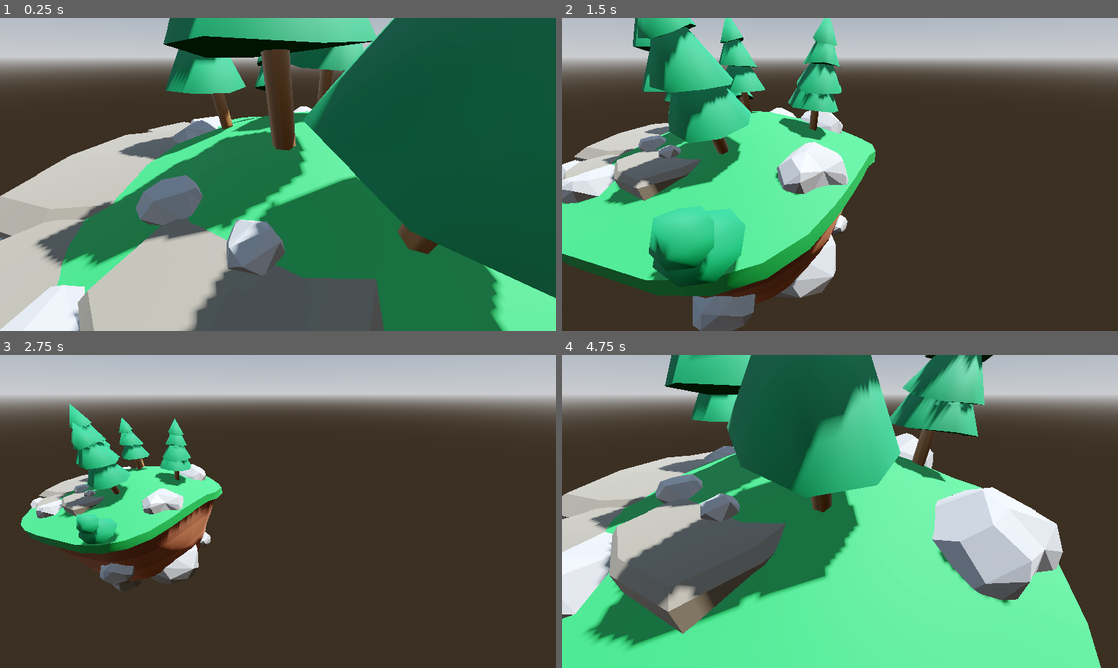
Above: before the commit, frames 1-4 (two rows, left to right).
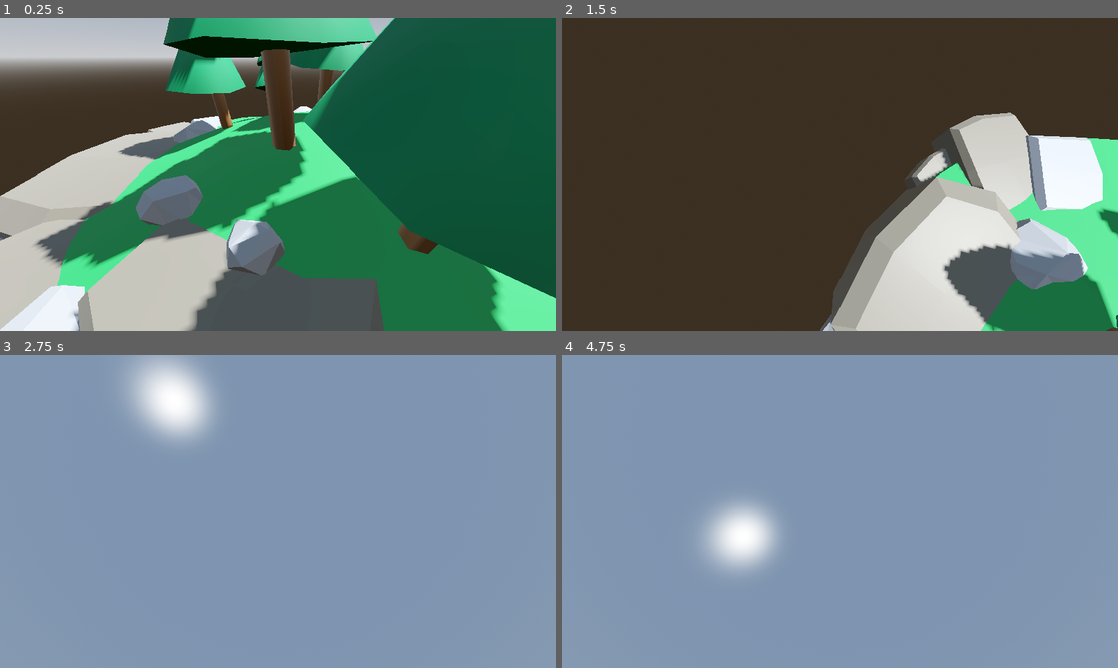
Above: after the commit, the same moments.

Repository: kam-zhan-yue/shaders
Game: Godot game, scene res://mobius/main.tscn
The game is run twice, just before and just after one commit, with the same random seed, the same clock (stepped at 60 frames per second) and the same inputs.
Inputs (mouse positions are in pixels of both pictures, inside the frame that each line leads up to):
- Up to frame 1 (0.25 s): no input
- Up to frame 2 (1.5 s): tap Enter at 0.5 s; move the mouse to (962, 158) at 0.52 s; hold D (move_right) 0.53-1.28 s; move the mouse to (728, 190) at 1.27 s; hold S (move_down) from 1.28 s (still down)
- Up to frame 3 (2.75 s): move the mouse to (333, 442) at 2.02 s; release S (move_down) at 2.03 s; hold D (move_right) from 2.03 s (still down)
- Up to frame 4 (4.75 s): move the mouse to (812, 574) at 2.77 s; release D (move_right) at 2.78 s; hold W (move_up) 2.78-3.53 s; move the mouse to (1006, 558) at 3.52 s; hold A (move_left) from 3.53 s (still down); move the mouse to (673, 464) at 4.27 s

The runs differ from the first frame. In frame 2, 78% of the frame differs, in the area x 0-100%, y 0-100%; in frame 3, 99%; in frame 4, 100%.
Error in both runs: Cannot call method 'storage_buffer_create' on a null value. (res://mobius/mobius_shader.gd:26)

Commit message:
feat: implement proper camera controls

Diff:
--- a/shared/scripts/camera_controls.gd
+++ b/shared/scripts/camera_controls.gd
@@ -1,14 +1,46 @@
+class_name CameraControls
 extends Camera3D
 
+const TILT_LOWER_LIMIT := deg_to_rad(-80.0)
+const TILT_UPPER_LIMIT := deg_to_rad(80.0)
+
 @export var speed := 10.0
+@export var mouse_sensitivity := 5.0
 
-var direction: Vector3
+var _rotation_input: float
+var _tilt_input: float
+var _movement_input: Vector2
+
+func _ready() -> void:
+	Input.mouse_mode = Input.MOUSE_MODE_CAPTURED
 
 func _process(delta: float) -> void:
-	var velocity := self.speed * self.direction * delta
-	var change := Vector3(velocity.x, velocity.y, 0.0)
-	global_position += change
+	_update_position(delta)
+	_update_rotation(delta)
+
+
+func _update_position(delta: float) -> void:
+	position += basis.z * _movement_input.y * delta * speed
+	position += basis.x * _movement_input.x * delta * speed
+
+func _update_rotation(delta: float) -> void:
+	var next_rotation := transform.basis.get_euler()
+	next_rotation.x += _tilt_input * delta
+	next_rotation.x = clamp(next_rotation.x, TILT_LOWER_LIMIT, TILT_UPPER_LIMIT)
+	next_rotation.y += _rotation_input * delta
+
+	transform.basis = Basis.from_euler(next_rotation)
+
+	rotation.z = 0.0
+	_rotation_input = 0.0
+	_tilt_input = 0.0
+
+func _unhandled_input(event: InputEvent) -> void:
+	var is_mouse_input := event is InputEventMouseMotion and Input.get_mouse_mode() == Input.MOUSE_MODE_CAPTURED
+	if is_mouse_input:
+		_rotation_input = -event.relative.x * mouse_sensitivity
+		_tilt_input = -event.relative.y * mouse_sensitivity
 
 func _input(_event: InputEvent) -> void:
 	var input := Input.get_vector("move_left", "move_right", "move_up", "move_down")
-	self.direction = (transform.basis * Vector3(input.x, 0.0, input.y)).normalized()
+	_movement_input = input
